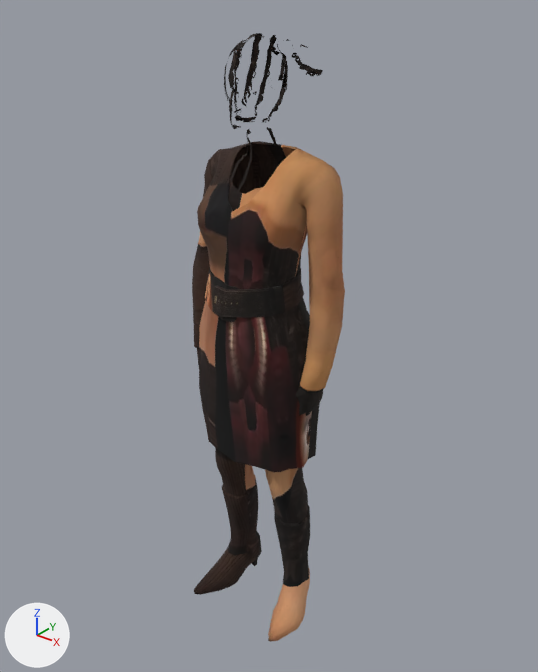
An edit to the glTF model public/models/people/w11.glb, drawn before and after from the same camera.
The view is the same before and after, from a camera (50 mm lens) standing at (1.174, -1.488, 0.856) and looking at (-0.028, 0.014, -0.076). The lights are fixed; the arrows at lower left show +X, +Y and +Z. The first picture is the older version. Objects named as collision shapes, trigger or cutter boxes, shadow casters or lower levels of detail are left out. Vertices at exactly the same position are counted once.

Script lines for the objects in view, before the commit:
```python
me_lod0 = bpy.data.meshes.new('lod0')
me_lod0.from_pydata(...)  # 2170 vertices, 4165 faces; spans x -0.27..0.23, y -0.2..0.18, z -1.0..0.74
me_lod0.materials.append(mat_body)
ob_lod0 = bpy.data.objects.new('lod0', me_lod0)
ob_lod0.location = (0.0, 0.0, 0.0)
```
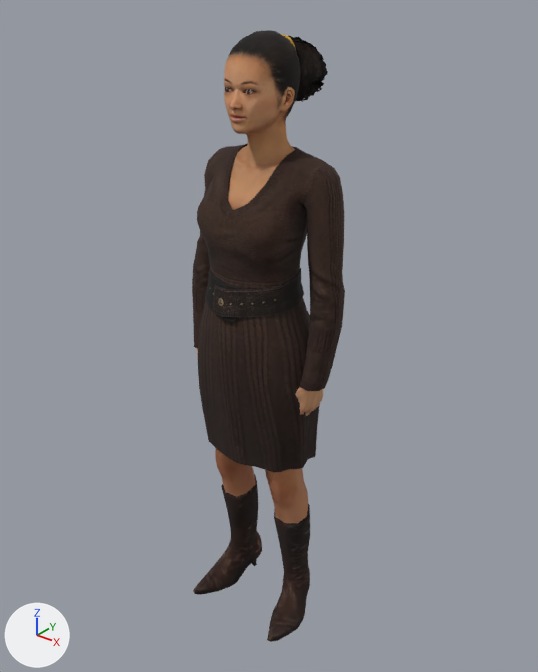
Diff of the bpy script that builds the scene:
```diff
--- a/public/models/people/w11.glb.py
+++ b/public/models/people/w11.glb.py
@@ me_lod0 @@
 # used by ob_lod0; location = (0.0, 0.0, 0.0)
-me_lod0.from_pydata(...)  # 2170 vertices, 4165 faces; spans x -0.27..0.23, y -0.2..0.18, z -1.0..0.74
+me_lod0.from_pydata(...)  # 3641 vertices, 7161 faces; spans x -0.27..0.23, y -0.2..0.18, z -1.0..0.74
+# me_lod0 part 1: 128 vertices moved within x -0.22..0.18, y -0.19..0.11, z -0.99..0.71; 4 vertices removed from x -0.17..-0.03, y -0.06..0.11, z -0.25..0.71; 1475 vertices added at x -0.26..0.23, y -0.2..0.1, z -1.0..0.73
+# me_lod0 part 2: 1703 kept faces spanning x -0.27..0.23, y -0.19..0.18, z -1.0..0.74 get new texture (UV) coordinates
 me_lod0.materials.append(mat_body)
```

What differs and where, as boxes (x1, y1, x2, y2) in the pictures (538 x 672 px):
'lod0', reshaped: before (192, 33, 345, 642); after (192, 30, 345, 642)
part 1 of me_lod0, built on: before (229, 44, 315, 640); after (193, 30, 345, 642)
part 2 of me_lod0, surface changed: (194, 44, 343, 617) in both
